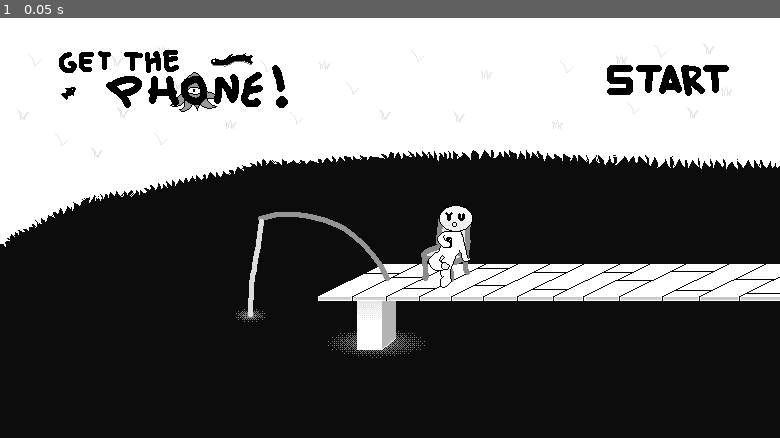
Above: before the commit, frame 1.
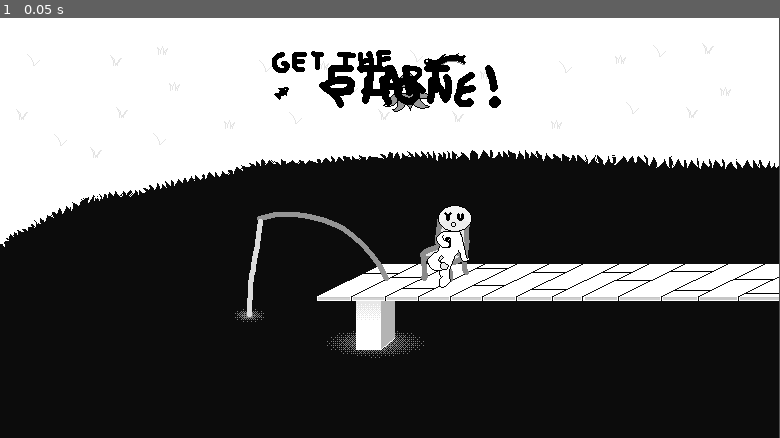
Above: after the commit, the same moment.

Repository: YoussefDevPro/get-the-phone-
Game: Godot game, scene res://scenes/menu.tscn
The game is run twice, just before and just after one commit, with the same random seed, the same clock (stepped at 60 frames per second) and the same inputs.
Inputs:
- Up to frame 1 (0.05 s): no input

The runs differ from the first frame. In frame 1, 5.6% of the frame differs, in the area x 0-100%, y 0-100%.

Commit message:
iyahtyrsewxdtfcygvuhioj

Diff:
--- a/scenes/menu.tscn
+++ b/scenes/menu.tscn
@@ -9,6 +9,8 @@
 anchors_preset = 15
 anchor_right = 1.0
 anchor_bottom = 1.0
+offset_left = -1.0
+offset_right = -1.0
 grow_horizontal = 2
 grow_vertical = 2
 script = ExtResource("1_mhnvy")
@@ -21,22 +23,20 @@
 
 [node name="MarginContainer" type="MarginContainer" parent="." unique_id=249487125]
 layout_mode = 2
+theme_override_constants/margin_left = 30
 theme_override_constants/margin_top = 30
+theme_override_constants/margin_right = 30
 
-[node name="HBoxContainer" type="HBoxContainer" parent="MarginContainer" unique_id=1990249087]
+[node name="CenterContainer" type="CenterContainer" parent="MarginContainer" unique_id=254289516]
 layout_mode = 2
-size_flags_horizontal = 4
 size_flags_vertical = 0
-size_flags_stretch_ratio = 7.0
-theme_override_constants/separation = 300
-alignment = 1
 
-[node name="logo" type="TextureRect" parent="MarginContainer/HBoxContainer" unique_id=579999150]
+[node name="logo" type="TextureRect" parent="MarginContainer/CenterContainer" unique_id=579999150]
 layout_mode = 2
 texture = ExtResource("2_con2f")
 stretch_mode = 2
 
-[node name="start_btn" type="TextureRect" parent="MarginContainer/HBoxContainer" unique_id=942756654]
+[node name="start_btn" type="TextureRect" parent="MarginContainer/CenterContainer" unique_id=942756654]
 layout_mode = 2
 texture = ExtResource("3_mhnvy")
 stretch_mode = 3
